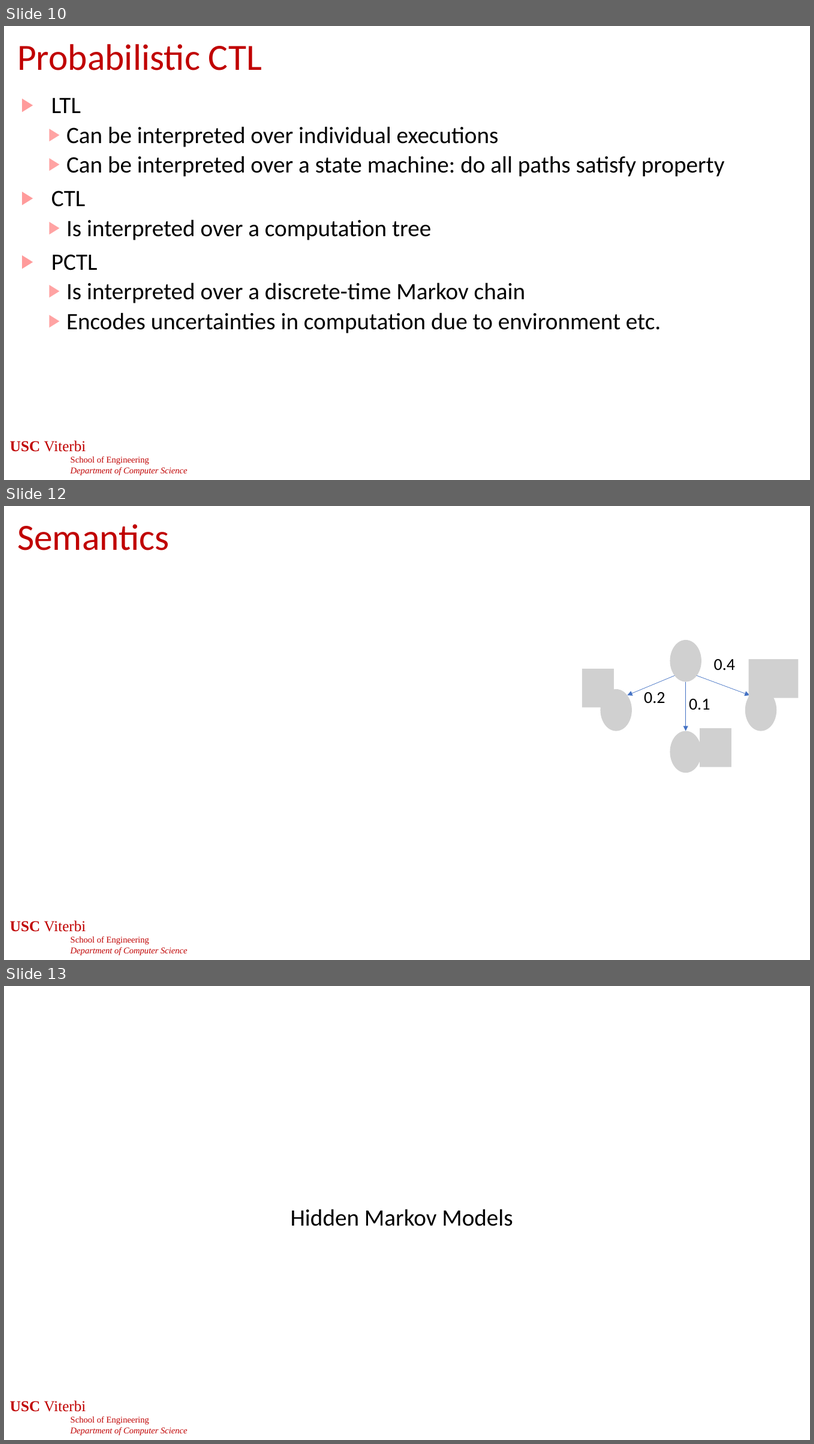
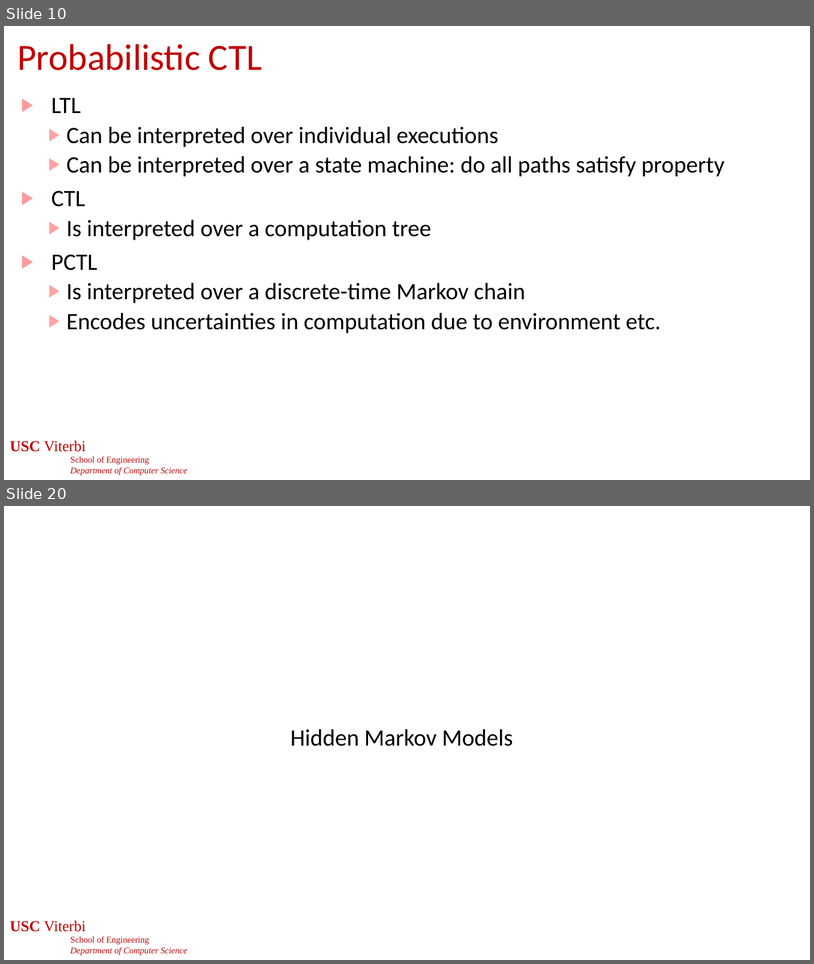
Before and after one commit to jdeshmukh/jdeshmukh.github.io, a slide deck: teaching/cs513-autocps-fall-2025/slides/ProbabilisticModels.pptx. Shown one above the other, each under a label of ours: slides 10, 12 and 13 before the commit, slides 10 and 20 after it; the slides between them are not shown. The pictures are 814x1444 and 814x964 pixels, drawn with LibreOffice and Linux fonts; fonts in the diff are those of the drawing; grey boxes stand for pictures; background and template pictures are left out. Boxes give left, top, right and bottom in pixels: in the first picture for what was removed or moved away, otherwise in the second. Text is boxed around its words. In the diff, an @@ line names an element or a change of style, - is before the commit and + after.

```diff
--- a/teaching/cs513-autocps-fall-2025/slides/ProbabilisticModels.pptx
+++ b/teaching/cs513-autocps-fall-2025/slides/ProbabilisticModels.pptx
@@ slide 12 removed at (x1=4, y1=506, x2=810, y2=960), background #FFFFFF; not listed: 1 template element that a slide beside it also shows @@
@@ title removed at (x1=17, y1=524, x2=170, y2=550) @@
-Semantics
@@ group removed at (x1=582, y1=640, x2=799, y2=773): 7 pictures, 3 arrows, 3 texts @@
-0.4
-0.1
-0.2
@@ page number removed at (x1=317, y1=924, x2=499, y2=948) @@
-12
@@ what was slide 13 is now slide 20 @@
```
Also in this commit, not shown: 3 slides changed, 8 slides added.
